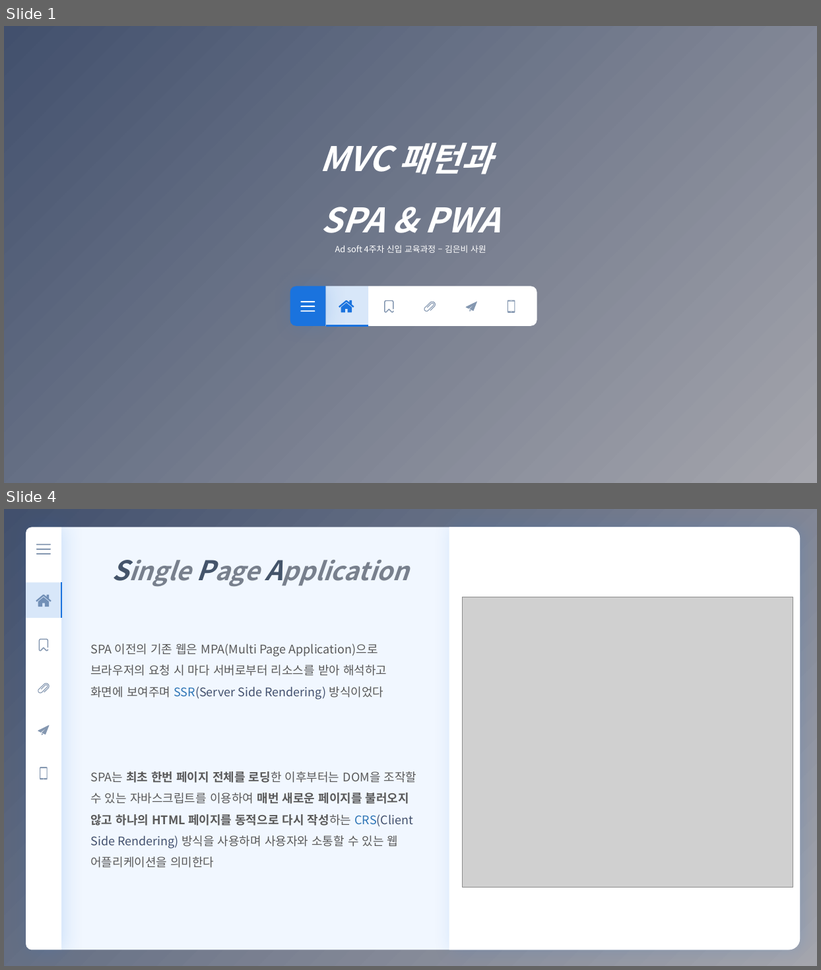
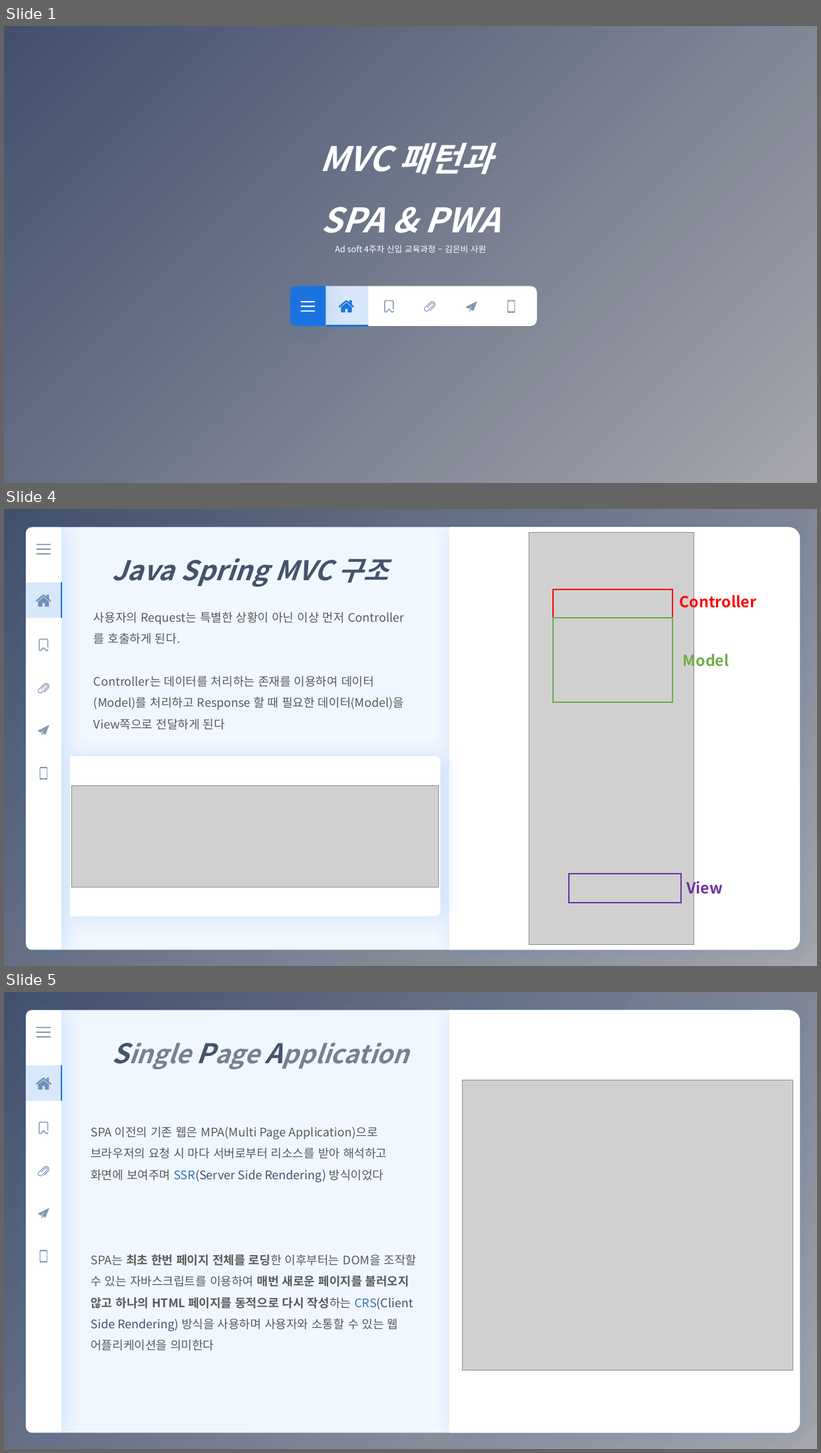
Before and after one commit to eunbee-kim/dmsql1471, a slide deck: 교육/4주차_MVC_SPA_PWA.pptx. Shown one above the other, each under a label of ours: slides 1 and 4 before the commit, slides 1, 4 and 5 after it; the slides between them are not shown. The pictures are 821x970 and 821x1453 pixels, drawn with LibreOffice and Linux fonts; fonts in the diff are those of the drawing; grey boxes stand for pictures. Boxes give left, top, right and bottom in pixels: in the first picture for what was removed or moved away, otherwise in the second. Text is boxed around its words. In the diff, an @@ line names an element or a change of style, - is before the commit and + after.

```diff
--- a/교육/4주차_MVC_SPA_PWA.pptx
+++ b/교육/4주차_MVC_SPA_PWA.pptx
@@ slide 4 added at box(4, 509, 817, 966), background gradient #42506D to #A5A6AD @@
@@ round same rect added at box(61, 527, 801, 951), fill #F1F7FF @@
@@ round same rect added at box(450, 527, 801, 951), fill #FFFFFF @@
@@ group added at box(26, 527, 61, 950): 6 freeform shapes, 3 rounded rectangles, 1 round same rect @@
@@ text added at box(112, 558, 389, 587), 32 pt, text #44546A, bold, italic @@
+Java Spring MVC 구조
@@ table added at box(26, 582, 61, 618), 1 rows, 1 columns @@
+
@@ text added at box(94, 612, 404, 730), 14 pt, text #595959 @@
+사용자의 Request는 특별한 상황이 아닌 이상 먼저 Controller를 호출하게 된다.
+Controller는 데이터를 처리하는 존재를 이용하여 데이터(Model)를 처리하고 Response 할 때 필요한 데이터(Model)을 View쪽으로 전달하게 된다
@@ round same rect added at box(70, 757, 441, 917), fill #FFFFFF @@
@@ picture added at box(72, 786, 439, 888) @@
@@ group added at box(529, 532, 756, 945): 3 rectangles, 3 texts, 1 picture @@
+Controller
+Model
+View
@@ what was slide 4 is now slide 5 @@
```
Also in this commit, not shown: 5 slides changed, 1 other file.
